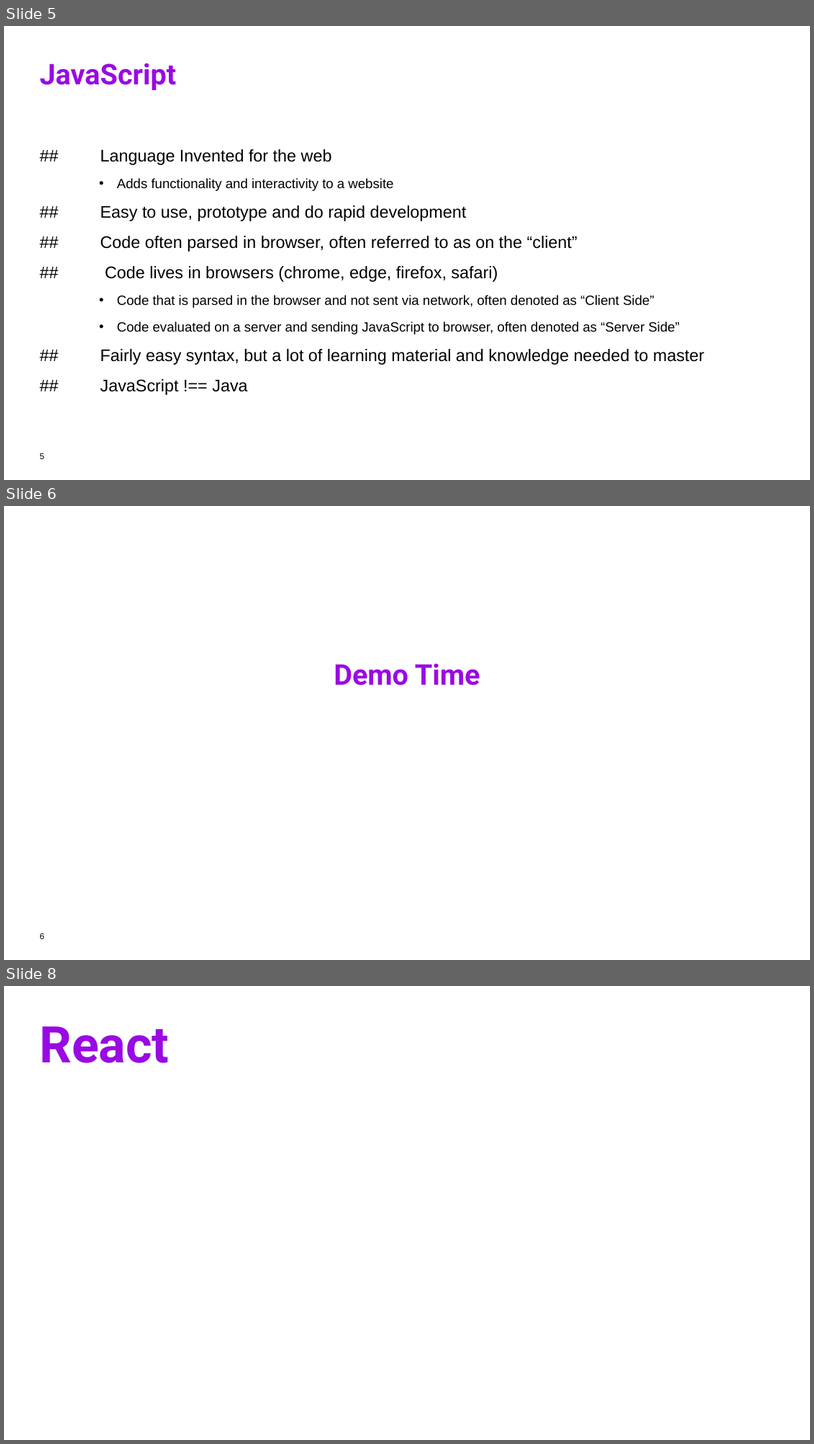
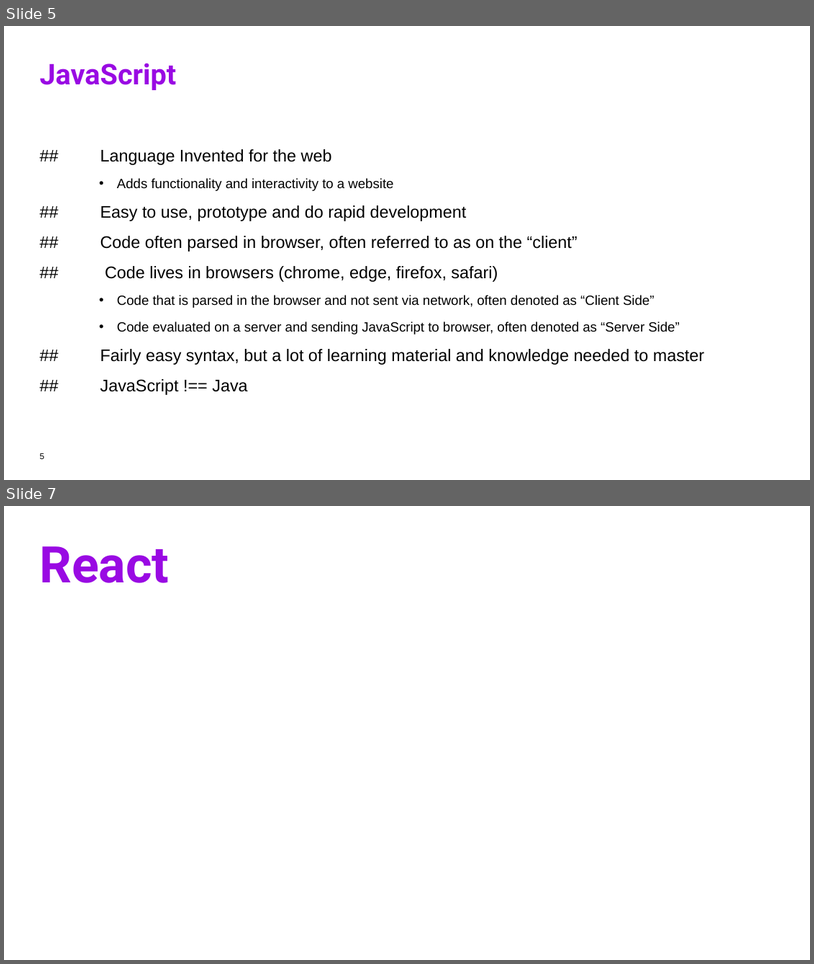
Before and after one commit to TeliaSoneraNorge/telia-workshop, a slide deck: workshop_tromsoe.pptx. Shown one above the other, each under a label of ours: slides 5, 6 and 8 before the commit, slides 5 and 7 after it; the slides between them are not shown. The pictures are 814x1444 and 814x964 pixels, drawn with LibreOffice and Linux fonts; fonts in the diff are those of the drawing; background and template pictures are left out. Boxes give left, top, right and bottom in pixels: in the first picture for what was removed or moved away, otherwise in the second. Text is boxed around its words. In the diff, an @@ line names an element or a change of style, - is before the commit and + after.

```diff
--- a/workshop_tromsoe.pptx
+++ b/workshop_tromsoe.pptx
@@ slide 6 removed at (x1=4, y1=506, x2=810, y2=960), background #FFFFFF @@
@@ title removed at (x1=334, y1=663, x2=481, y2=685) @@
-Demo Time
@@ page number removed at (x1=40, y1=933, x2=44, y2=939) @@
-6
@@ what was slide 8 is now slide 7 @@
```
Also in this commit, not shown: 2 slides changed, 3 slides added, 3 other slides removed.
